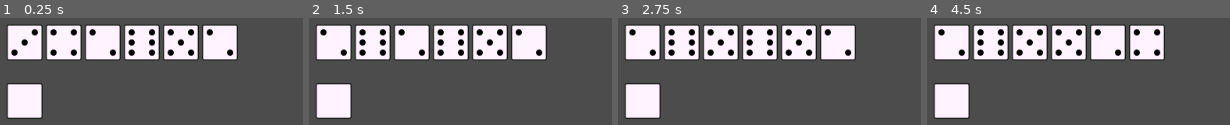
Above: before the commit, frames 1-4 (left to right).
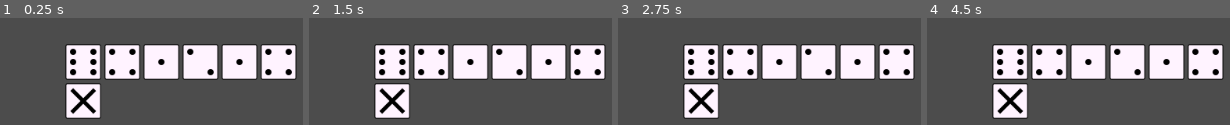
Above: after the commit, the same moments.

Repository: mraich/lantern
Game: Godot game, scene res://scenes/world.tscn
Two runs of this game, one before a commit and one after it. Both use one fixed random seed, a clock stepped at 60 frames per second and the inputs below.
Inputs (mouse positions are in pixels of both pictures, inside the frame that each line leads up to):
- Up to frame 1 (0.25 s): no input
- Up to frame 2 (1.5 s): tap Enter at 0.5 s; move the mouse to (333, 41) at 0.52 s; click (333, 41) at 0.67 s; tap Space at 1.25 s; move the mouse to (372, 41) at 1.27 s; click (372, 41) at 1.42 s
- Up to frame 3 (2.75 s): tap Enter at 2 s; move the mouse to (721, 41) at 2.02 s; click (721, 41) at 2.17 s
- Up to frame 4 (4.5 s): tap Space at 2.75, 4.25 s; move the mouse to (1069, 41) at 2.77 s; click (1069, 41) at 2.92 s; tap Enter at 3.5 s; move the mouse to (1108, 41) at 3.52 s; click (1108, 41) at 3.67 s; move the mouse to (1148, 41) at 4.27 s; click (1148, 41) at 4.42 s

The runs differ from the first frame. In frame 1, 43% of the frame differs, in the area x 2-99%, y 6-95%; in frame 2, 43%; in frame 3, 43%; in frame 4, 43%.

Commit message:
DiceBase, DiceRollable, Puzzle, World:: A DiceRollable, és Puzzle scene-ek származtatásának megoldása a DiceBase scene-ből.

Diff:
--- a/scenes/dice_container.tscn
+++ b/scenes/container/dice_container.tscn
@@ -1,6 +1,6 @@
 [gd_scene load_steps=2 format=2]
 
-[ext_resource path="res://scripts/dice_container.gd" type="Script" id=1]
+[ext_resource path="res://scripts/container/dice_container.gd" type="Script" id=1]
 
 [node name="dice_container" type="HBoxContainer"]
 script = ExtResource( 1 )
--- a/scenes/dice.tscn
+++ /dev/null
@@ -1,37 +0,0 @@
-[gd_scene load_steps=5 format=2]
-
-[ext_resource path="res://scripts/dice.gd" type="Script" id=1]
-[ext_resource path="res://res/dice/dice_0.svg" type="Texture" id=2]
-
-[sub_resource type="GDScript" id=1]
-script/source = "# script: dice_area
-
-extends Area2D
-
-# Indicating that someone clicked on the area.
-signal on_dice_clicked
-
-# Capturing the input events.
-func _input_event(viewport, event, shape_idx):
-# We are only interested in left clicks now.
-	if event is InputEventMouseButton:
-		if event.is_pressed() and event.button_index == BUTTON_LEFT:
-			emit_signal(\"on_dice_clicked\")
-	pass
-"
-
-[sub_resource type="RectangleShape2D" id=2]
-extents = Vector2( 20.8316, 20.8316 )
-
-[node name="dice" type="Node2D"]
-script = ExtResource( 1 )
-
-[node name="dice_face" type="Sprite" parent="."]
-texture = ExtResource( 2 )
-
-[node name="dice_area" type="Area2D" parent="."]
-script = SubResource( 1 )
-
-[node name="dice_shape" type="CollisionShape2D" parent="dice_area"]
-position = Vector2( 1.02168, -1.7028 )
-shape = SubResource( 2 )
--- /dev/null
+++ b/scenes/dice/dice_base.tscn
@@ -0,0 +1,8 @@
+[gd_scene load_steps=2 format=2]
+
+[ext_resource path="res://scripts/dice/dice_base.gd" type="Script" id=1]
+
+[node name="dice_base" type="Node2D"]
+script = ExtResource( 1 )
+
+[node name="face_sprite" type="Sprite" parent="."]
--- /dev/null
+++ b/scenes/dice/dice_rollable.tscn
@@ -0,0 +1,7 @@
+[gd_scene load_steps=3 format=2]
+
+[ext_resource path="res://scenes/dice/dice_base.tscn" type="PackedScene" id=1]
+[ext_resource path="res://scripts/dice/dice_rollable.gd" type="Script" id=2]
+
+[node name="dice_rollable" instance=ExtResource( 1 )]
+script = ExtResource( 2 )
--- /dev/null
+++ b/scenes/dice/puzzle.tscn
@@ -0,0 +1,7 @@
+[gd_scene load_steps=3 format=2]
+
+[ext_resource path="res://scenes/dice/dice_base.tscn" type="PackedScene" id=1]
+[ext_resource path="res://scripts/dice/puzzle.gd" type="Script" id=2]
+
+[node name="puzzle" index="0" instance=ExtResource( 1 )]
+script = ExtResource( 2 )
--- a/scenes/puzzle.tscn
+++ /dev/null
@@ -1,10 +0,0 @@
-[gd_scene load_steps=3 format=2]
-
-[ext_resource path="res://scripts/puzzle.gd" type="Script" id=1]
-[ext_resource path="res://res/dice/dice_0.svg" type="Texture" id=2]
-
-[node name="puzzle" type="Node2D"]
-script = ExtResource( 1 )
-
-[node name="puzzle_face" type="Sprite" parent="."]
-texture = ExtResource( 2 )
--- a/scenes/world.tscn
+++ b/scenes/world.tscn
@@ -1,18 +1,17 @@
 [gd_scene load_steps=4 format=2]
 
 [ext_resource path="res://scripts/world.gd" type="Script" id=1]
-[ext_resource path="res://scenes/dice_container.tscn" type="PackedScene" id=2]
-[ext_resource path="res://scenes/puzzle.tscn" type="PackedScene" id=3]
+[ext_resource path="res://scenes/container/dice_container.tscn" type="PackedScene" id=2]
+[ext_resource path="res://scenes/dice/puzzle.tscn" type="PackedScene" id=3]
 
 [node name="world" type="Node2D"]
 script = ExtResource( 1 )
 
 [node name="dice_container" parent="." instance=ExtResource( 2 )]
-margin_left = 100.0
+margin_left = 200.0
 margin_top = 100.0
-margin_right = 100.0
+margin_right = 200.0
 margin_bottom = 100.0
-alignment = 1
 
 [node name="puzzle" parent="." instance=ExtResource( 3 )]
-position = Vector2( 125, 200 )
+position = Vector2( 200, 200 )
--- a/scripts/dice_container.gd
+++ b/scripts/container/dice_container.gd
@@ -4,7 +4,7 @@
 
 var dices = []
 const _DICE_COUNT = 6
-const _dice_class = preload("res://scenes/dice.tscn")
+const _dice_class = preload("res://scenes/dice/dice_rollable.tscn")
 
 # Indicating the value has changed.
 signal on_value_changed
@@ -15,7 +15,7 @@
 func _ready():
 	for n in range(0, _DICE_COUNT):
 		var dice = _dice_class.instance()
-		dice.position = Vector2((n + 0.5) * dice.get_width(), 0.5 * dice.get_height())
+		dice.position = Vector2(n * dice.get_width(), dice.get_height())
 		dices.push_back(dice)
 
 		# Passing through events.
--- a/scripts/dice.gd
+++ /dev/null
@@ -1,159 +0,0 @@
-# script: dice
-
-extends Node2D
-
-var dice_0 = preload("res://res/dice/dice_0.svg")
-var dice_1 = preload("res://res/dice/dice_1.svg")
-var dice_2 = preload("res://res/dice/dice_2.svg")
-var dice_3 = preload("res://res/dice/dice_3.svg")
-var dice_4 = preload("res://res/dice/dice_4.svg")
-var dice_5 = preload("res://res/dice/dice_5.svg")
-var dice_6 = preload("res://res/dice/dice_6.svg")
-var dice_7 = preload("res://res/dice/dice_7.svg")
-var dice_8 = preload("res://res/dice/dice_8.svg")
-var dice_9 = preload("res://res/dice/dice_9.svg")
-
-# This is the old value.
-var old_value
-
-# This is our current value.
-var value
-# This is the face it shows.
-var dice_face
-
-# These are the minimal and maximal possible values.
-const MIN = 1
-const MAX = 6
-
-# Indicating the value has changed.
-signal on_value_changed
-
-# Indicating the flip function is called.
-signal on_flip
-
-# Indicating the plus or minus function is called.
-signal on_plus_minus
-
-func _ready():
-	dice_face = null
-
-	get_node("dice_area").connect("on_dice_clicked", self, "_on_dice_clicked")
-
-	randomize()
-
-	generate_new_value()
-	pass
-
-func get_width():
-	return 50
-	pass
-
-func get_height():
-	return 50
-	pass
-
-# Rolling the dice.
-func roll():
-	generate_new_value()
-
-	emit_signal("on_value_changed", self)
-	pass
-
-# Generating new value for the dice.
-func generate_new_value():
-	_set_value(randi() % MAX + MIN)
-
-	_show_value()
-	pass
-
-func _set_value(new_value):
-	old_value = value
-
-	value = new_value
-
-	# Determining which state it should show.
-	match value:
-		1: dice_face = dice_1
-		2: dice_face = dice_2
-		3: dice_face = dice_3
-		4: dice_face = dice_4
-		5: dice_face = dice_5
-		6: dice_face = dice_6
-		7: dice_face = dice_7
-		8: dice_face = dice_8
-		9: dice_face = dice_9
-	pass
-
-func _show_value():
-	# Showing the right picture if present.
-	if dice_face != null:
-		get_node("dice_face").texture = dice_face
-	pass
-
-# Flipping the dice.
-# Turns the dice upside down.
-func flip():
-	_set_value(MIN + MAX - value)
-	_show_value()
-
-	# There was a flip occcured.
-	emit_signal("on_flip")
-
-	# Indicating the value is changed.
-	# We will have to evaluate the scene.
-	emit_signal("on_value_changed", self)
-	pass
-
-# Indicating the value is the lowest possible value.
-func is_min():
-	return value == MIN
-	pass
-
-# Indicating the value is the highest possible value.
-func is_max():
-	return value == MAX
-	pass
-
-# Counter attack for adding a value.
-func plus():
-	_change_value(1)
-	pass
-
-# Counter attack for subtracking a value.
-func minus():
-	_change_value(-1)
-	pass
-
-# Private function to realize change the value
-# in the general case.
-# Adds or subtracts a value.
-# The value MAX cannot change into MIN as
-# the value MIN cannot change into MAX.
-func _change_value(offset):
-	_set_value(value + offset)
-
-	# Checking the values.
-	if value < MIN:
-		value = MIN
-		_show_value()
-		return
-		pass
-
-	if value > MAX:
-		value = MAX
-		_show_value()
-		return
-		pass
-
-	# There was a change value called.
-	emit_signal("on_plus_minus")
-
-	# Indicating the value is changed.
-	# We will have to evaluate the scene.
-	emit_signal("on_value_changed", self)
-	pass
-
-func _on_dice_clicked():
-	# This function is called when someone clicks on the dice.
-	roll()
-	pass
--- a/scripts/puzzle.gd
+++ b/scripts/dice/dice_base.gd
@@ -1,10 +1,6 @@
-#script: puzzle
+# script: dice_base
 
 extends Node2D
-
-enum FACES {
-  NONE, ONE, TWO, THREE, FOUR, FIVE, SIX, SEVEN, EIGHT, NINE, X, X_2
-}
 
 var _dice_0 = preload("res://res/dice/dice_0.svg")
 var _dice_1 = preload("res://res/dice/dice_1.svg")
@@ -16,16 +12,48 @@
 var _dice_7 = preload("res://res/dice/dice_7.svg")
 var _dice_8 = preload("res://res/dice/dice_8.svg")
 var _dice_9 = preload("res://res/dice/dice_9.svg")
-var _dice_x = preload("res://res/dice/dice_x.svg")
-var _dice_x_2 = preload("res://res/dice/dice_x_2.svg")
+
+# This is the old value.
+var _old_value
 
 # This is our current value.
-var value
+var _value
 # This is the face it shows.
 var _dice_face
 
+# Indicating the value has changed.
+signal on_value_changed
+
 func _ready():
-	_set_value(0)
+	_dice_face = null
+	pass
+
+func _set_value(new_value):
+	_old_value = _value
+
+	_value = new_value
+
+	# Determining which state it should show.
+	match _value:
+		1: _dice_face = _dice_1
+		2: _dice_face = _dice_2
+		3: _dice_face = _dice_3
+		4: _dice_face = _dice_4
+		5: _dice_face = _dice_5
+		6: _dice_face = _dice_6
+		7: _dice_face = _dice_7
+		8: _dice_face = _dice_8
+		9: _dice_face = _dice_9
+
+	# Notifying the world that our value has changed.
+	emit_signal("on_value_changed", self)
+	pass
+
+func _show_value():
+	# Showing the right picture if present.
+	print("dice_base _show_value")
+	if _dice_face != null:
+		get_node("face_sprite").texture = _dice_face
 	pass
 
 func get_width():
@@ -35,29 +63,3 @@
 func get_height():
 	return 50
 	pass
-
-func _set_value(new_value):
-	value = new_value
-
-	# Determining which state it should show.
-	match value:
-		1: _dice_face = _dice_1
-		2: _dice_face = _dice_2
-		3: _dice_face = _dice_3
-		4: _dice_face = _dice_4
-		5: _dice_face = _dice_5
-		6: _dice_face = _dice_6
-		7: _dice_face = _dice_7
-		8: _dice_face = _dice_8
-		9: _dice_face = _dice_9
-		"x": _dice_face = _dice_x
-		"x_2": _dice_face = _dice_x_2
-
-	_show_value()
-	pass
-
-func _show_value():
-	# Showing the right picture if present.
-	if _dice_face != null:
-		get_node("puzzle_face").texture = _dice_face
-	pass
--- /dev/null
+++ b/scripts/dice/dice_rollable.gd
@@ -0,0 +1,25 @@
+# script: dice_rollable
+
+extends "res://scripts/dice/dice_base.gd"
+
+# These are the minimal and maximal possible values.
+const _MIN = 1
+const _MAX = 6
+
+func _ready():
+	randomize()
+
+	generate_new_value()
+	pass
+
+# Generating new value for the dice.
+func generate_new_value():
+	_set_value(randi() % _MAX + _MIN)
+
+	_show_value()
+	pass
+
+# Rolling the dice.
+func roll():
+	generate_new_value()
+	pass
--- /dev/null
+++ b/scripts/dice/puzzle.gd
@@ -0,0 +1,25 @@
+#script: puzzle
+
+extends "res://scripts/dice/dice_base.gd"
+
+var _dice_x = preload("res://res/dice/dice_x.svg")
+var _dice_x_2 = preload("res://res/dice/dice_x_2.svg")
+
+func _ready():
+	_set_value("x")
+	pass
+
+func _set_value(new_value):
+	# Determining which state it should show.
+	# These values differ from the ones determined in the
+	# base class.
+	match new_value:
+		"x": _dice_face = _dice_x
+		"x_2": _dice_face = _dice_x_2
+
+	# Calling the base _set_value fuction.
+	# It will set the value of the _value variable.
+	._set_value(new_value)
+
+	_show_value()
+	pass
